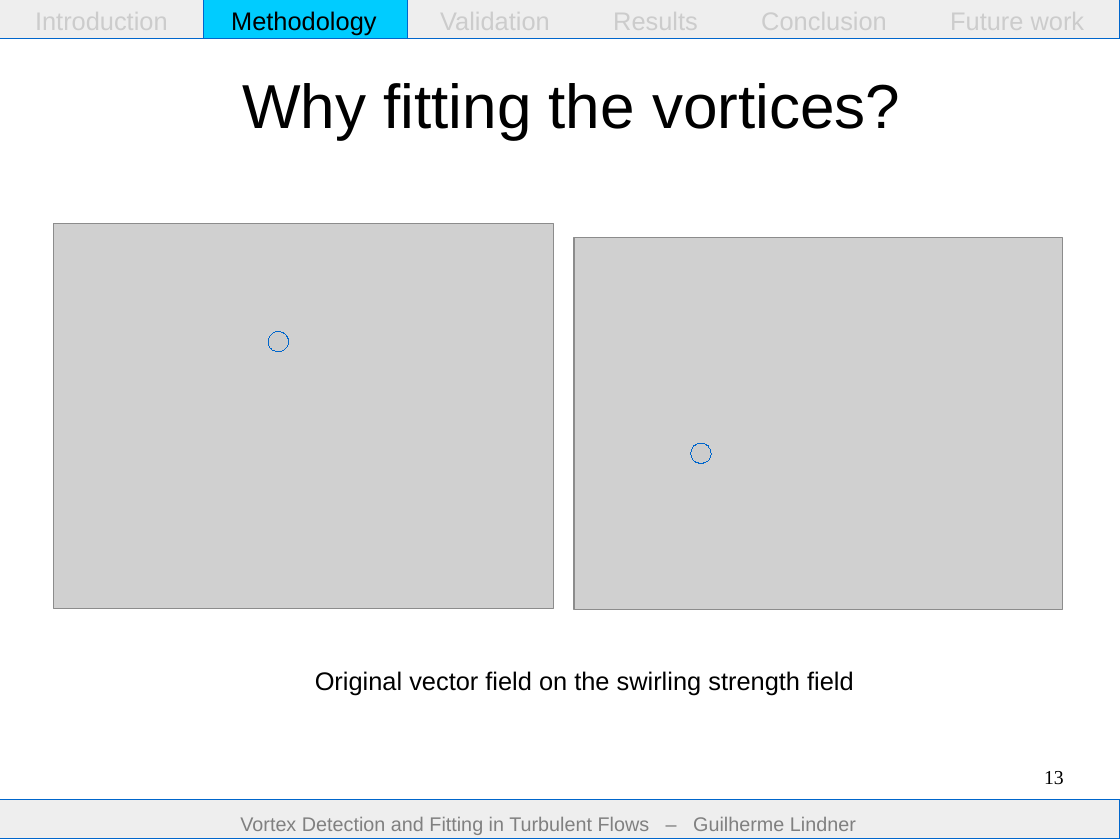
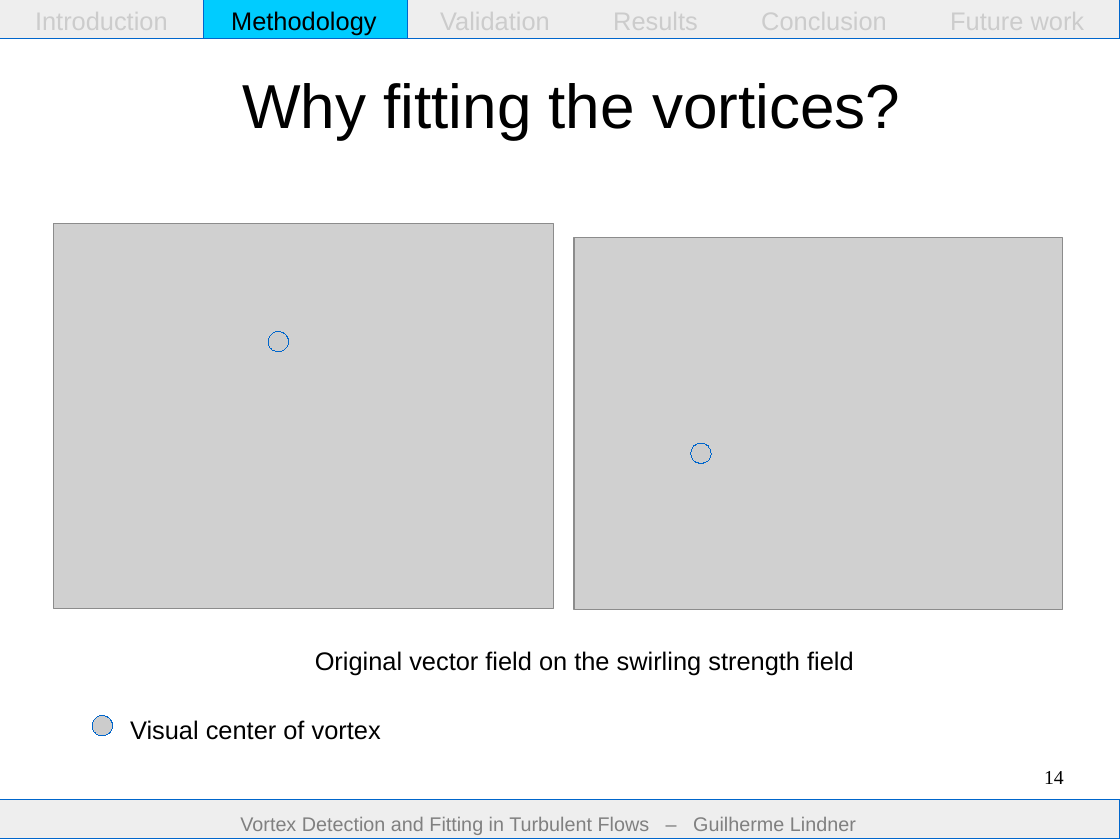
Before and after one commit to guilindner/VortexFitting, a slide deck: slide 14 of docs/report/presentation/presentation.odp (slide 13 before the commit). Drawn at 1120x840 pixels with LibreOffice and Linux fonts; fonts in the diff are those of the drawing; grey boxes stand for pictures. Boxes give left, top, right and bottom in pixels: in the first picture for what was removed or moved away, otherwise in the second. Text is boxed around its words. In the diff, an @@ line names an element or a change of style, - is before the commit and + after.

```diff
--- a/docs/report/presentation/presentation.odp
+++ b/docs/report/presentation/presentation.odp
@@ text "Original vector field on the ...": place and size @@
-text "Original vector field on the ..." at (315, 671, 854, 696)
+text "Original vector field on the ..." at (315, 651, 854, 676)
@@ ellipse added at (92, 715, 113, 736), fill #CCCCCC, outline #0066CC 0 pt @@
@@ text added at (130, 720, 381, 740), 18 pt, text #000000 @@
+Visual center of vortex
@@ page number at (1044, 771, 1064, 784): text changed @@
-13
+14
```
Also in this commit, not shown: 11 other slides changed, 2 slides added.
